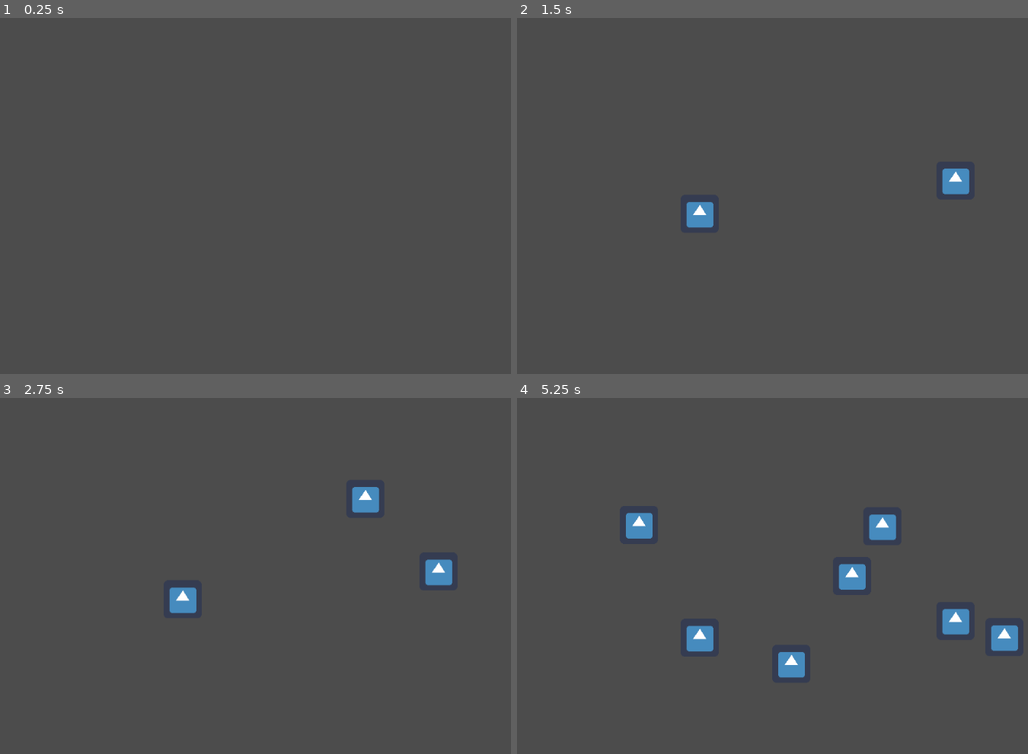
Above: before the commit, frames 1-4 (two rows, left to right).
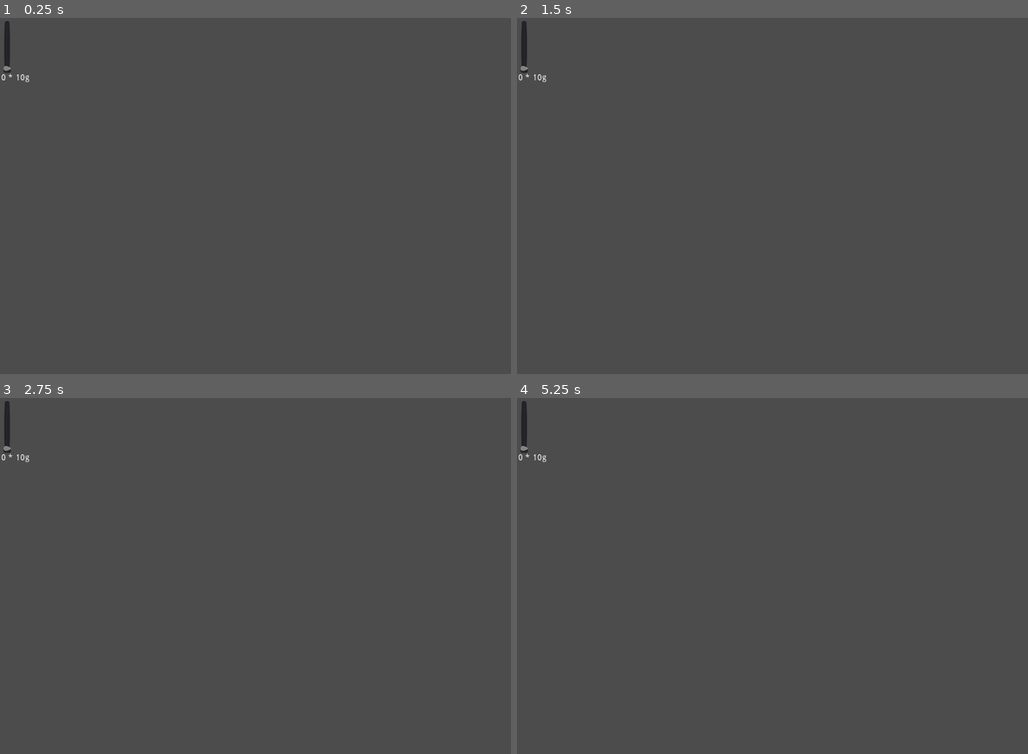
Above: after the commit, the same moments.

Repository: h3nse/Particle-simulation
Game: Godot game, scene res://Main.tscn
The game is run twice, just before and just after one commit, with the same random seed, the same clock (stepped at 60 frames per second) and the same inputs. The engine's default icon, where the game draws it, is replaced by a stand-in: a white triangle on a blue panel in a dark square.
Inputs (mouse positions are in pixels of both pictures, inside the frame that each line leads up to):
- Up to frame 1 (0.25 s): no input
- Up to frame 2 (1.5 s): tap Enter at 0.5 s; move the mouse to (956, 178) at 0.52 s; click (956, 178) at 0.6 s; tap Space at 1.25 s; move the mouse to (700, 213) at 1.27 s; click (700, 213) at 1.35 s
- Up to frame 3 (2.75 s): move the mouse to (367, 497) at 2.02 s; click (367, 497) at 2.1 s
- Up to frame 4 (5.25 s): move the mouse to (792, 647) at 2.77 s; click (792, 647) at 2.85 s; move the mouse to (1002, 629) at 3.52 s; click (1002, 629) at 3.6 s; move the mouse to (639, 522) at 4.27 s; click (639, 522) at 4.35 s; move the mouse to (854, 576) at 5.02 s; click (854, 576) at 5.1 s

The runs differ from the first frame. In frame 1, 0.2% of the frame differs, in the area x 0-6%, y 0-19%; in frame 2, 1.0%; in frame 3, 1.4%; in frame 4, 2.9%, in the area x 0-99%, y 0-79%.

Commit message:
Add mass

Diff:
--- a/Main.gd
+++ b/Main.gd
@@ -1,7 +1,11 @@
 extends Node2D
 
 onready var particleShell = load("res://Particle.tscn")
+onready var massSlider = $MassSlider
+onready var massLabel = $MassLabel
+
 var particles = []
+var wind = Vector2(-0.5,0)
 
 const g = Vector2(0,9.8)
 
@@ -11,9 +15,13 @@
 
 	for p in particles:
 		p.apply_force(p.mass * g)
+		p.apply_force(wind)
+
+	massLabel.text = str(massSlider.value) + " * 10g"
 
 func create_particle():
 	var particle = particleShell.instance()
 	self.add_child(particle)
 	particles.append(particle)
 	particle.position = get_global_mouse_position()
+	particle.mass = massSlider.value / 100
--- a/Main.tscn
+++ b/Main.tscn
@@ -4,3 +4,15 @@
 
 [node name="Main" type="Node2D"]
 script = ExtResource( 1 )
+
+[node name="MassSlider" type="VSlider" parent="."]
+margin_left = 4.0
+margin_top = 4.0
+margin_right = 20.0
+margin_bottom = 93.0
+
+[node name="MassLabel" type="Label" parent="."]
+margin_left = 2.0
+margin_top = 94.0
+margin_right = 42.0
+margin_bottom = 108.0
--- a/Particle.gd
+++ b/Particle.gd
@@ -9,5 +9,5 @@
 
 func _process(delta):
 	velocity += acceleration * delta
-	position += velocity * delta
+	position += velocity * delta * 100
 	acceleration = Vector2.ZERO
--- a/project.godot
+++ b/project.godot
@@ -13,6 +13,10 @@
 config/name="Particle-simulation"
 run/main_scene="res://Main.tscn"
 config/icon="res://icon.png"
+
+[display]
+
+window/size/resizable=false
 
 [gui]
 
